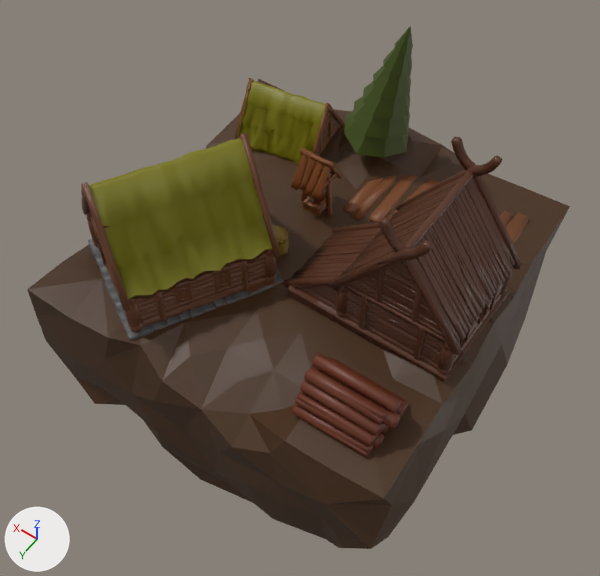
Before and after pictures for a commit that changed the FBX model Assets/Models/3dModels/TerrainTypes/village.fbx.
One viewpoint serves both versions: a 50 mm camera at (-0.984, 1.457, 1.998) aimed at (0.081, -0.035, -0.346). The lights are fixed; the arrows at lower left show +X, +Y and +Z. Where no turn or scale is listed for an object, it has been applied to the vertices.

Objects in the first picture: 'SapinHiver.001', 'rpgpp_lt_building_02', 'rpgpp_lt_building_02.001', 'rpgpp_lt_building_03', 'rpgpp_lt_building_04', 'rpgpp_lt_building_04.001', 'rpgpp_lt_building_04.002', 'rpgpp_lt_log_wood_01', 'rpgpp_lt_well_01', 'rpgpp_lt_wood_path_01a', 'Икосфера'.
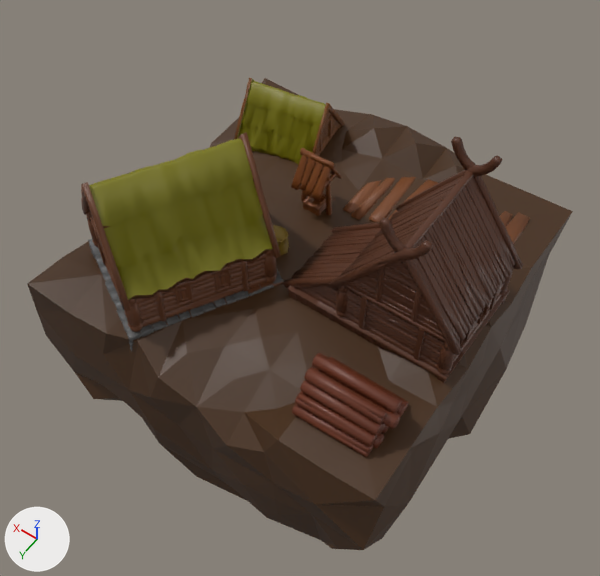
Diff of the bpy script that builds the scene:
```diff
--- a/Assets/Models/3dModels/TerrainTypes/village.fbx.py
+++ b/Assets/Models/3dModels/TerrainTypes/village.fbx.py
@@ ob_икосфера @@
 ob_икосфера.location = (0.032, -0.019, 0.0)
-ob_икосфера.rotation_euler = (0.0, 0.0, 0.0258)  # degrees (0, 0, 1.5)
@@ ob_sapinhiver_001 @@
-ob_sapinhiver_001 = bpy.data.objects.new('SapinHiver.001', me_cylinder_014)
-ob_sapinhiver_001.location = (0.076, -0.506, 0.126)
```

Changed parts and their boxes [x1, y1, x2, y2] in the pictures (600 x 576 px):
'Икосфера', turned: before [27, 79, 570, 549]; after [27, 78, 573, 550]
'SapinHiver.001', deleted (green): before [344, 26, 413, 157]
